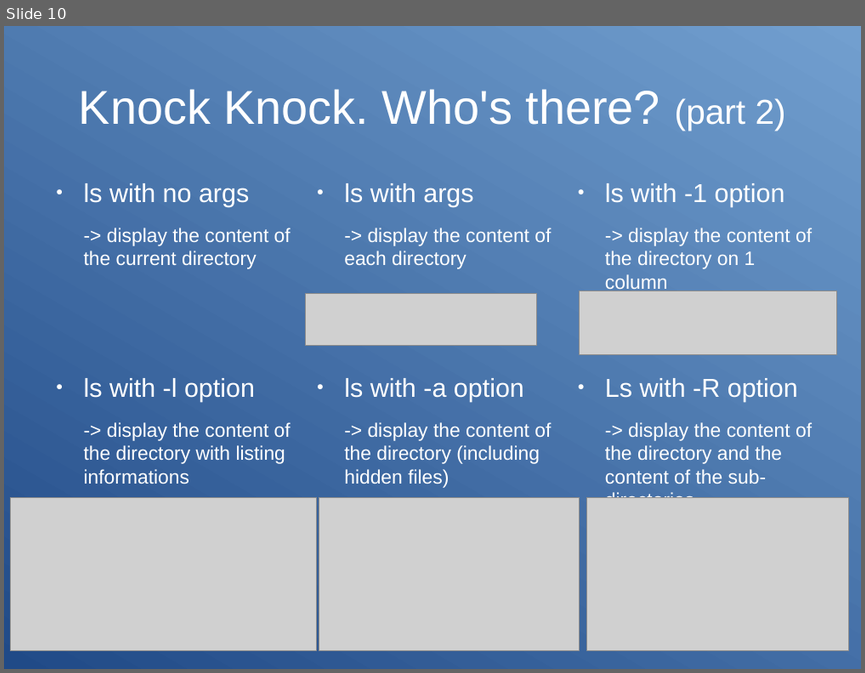
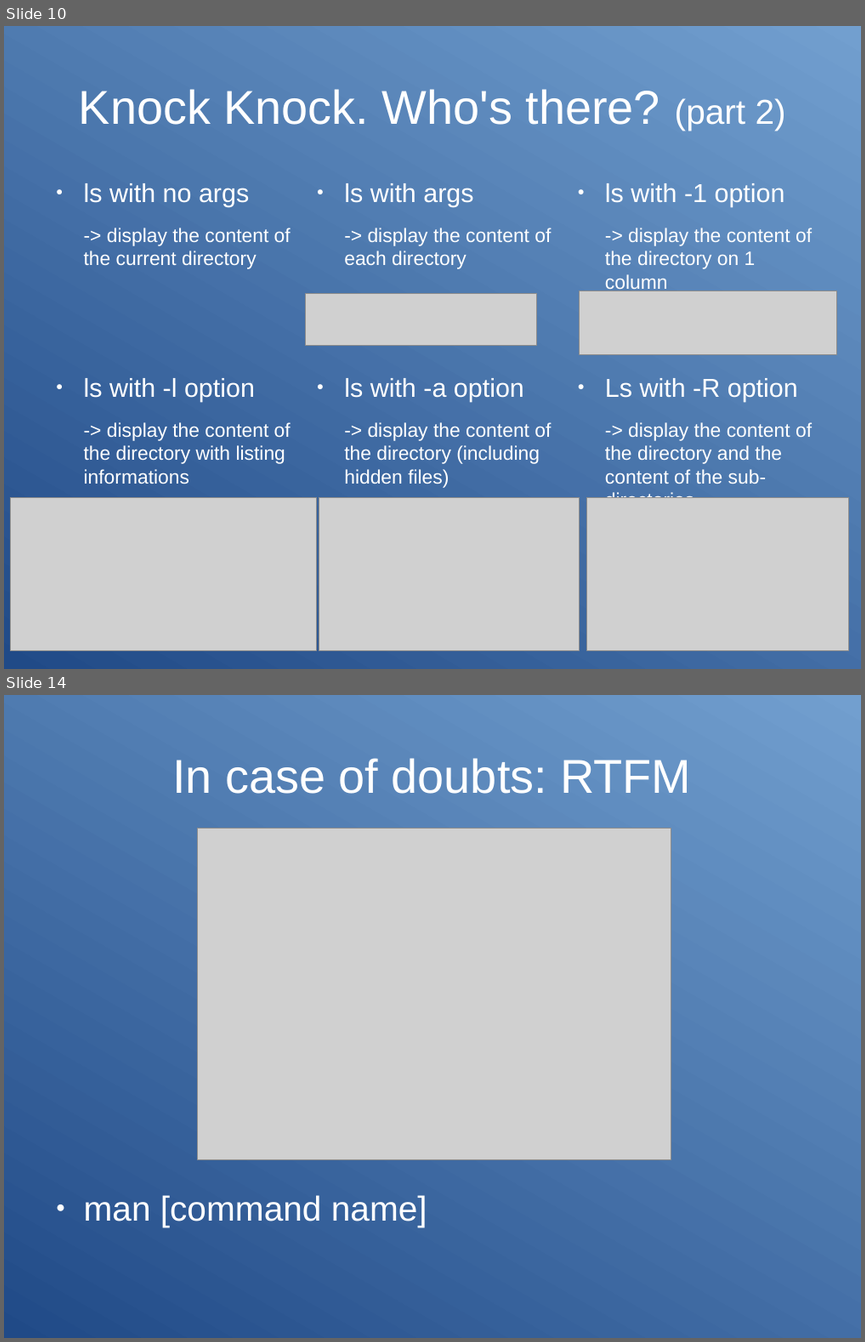
Before and after one commit to Clibre/An-introduction-to-bash, a slide deck: presentation.odp. Shown one above the other, each under a label of ours: slide 10 before the commit, slides 10 and 14 after it; the slides between them are not shown. The pictures are 865x673 and 865x1342 pixels, drawn with LibreOffice and Linux fonts; fonts in the diff are those of the drawing; grey boxes stand for pictures. Boxes give left, top, right and bottom in pixels: in the first picture for what was removed or moved away, otherwise in the second. Text is boxed around its words. In the diff, an @@ line names an element or a change of style, - is before the commit and + after.

Commit message:
basic commands: done.

```diff
--- a/presentation.odp
+++ b/presentation.odp
@@ slide 14 added at (4,695,861,1338), background gradient #204A87 to #729FCF @@
@@ title added at (172,758,691,794), 44 pt, text #FFFFFF @@
+In case of doubts: RTFM
@@ picture added at (198,828,672,1160) @@
@@ text added at (84,1195,427,1226), 32 pt, text #FFFFFF @@
+● man [command name]
```
Also in this commit, not shown: 6 slides changed, 3 other slides added, 5 other files.
